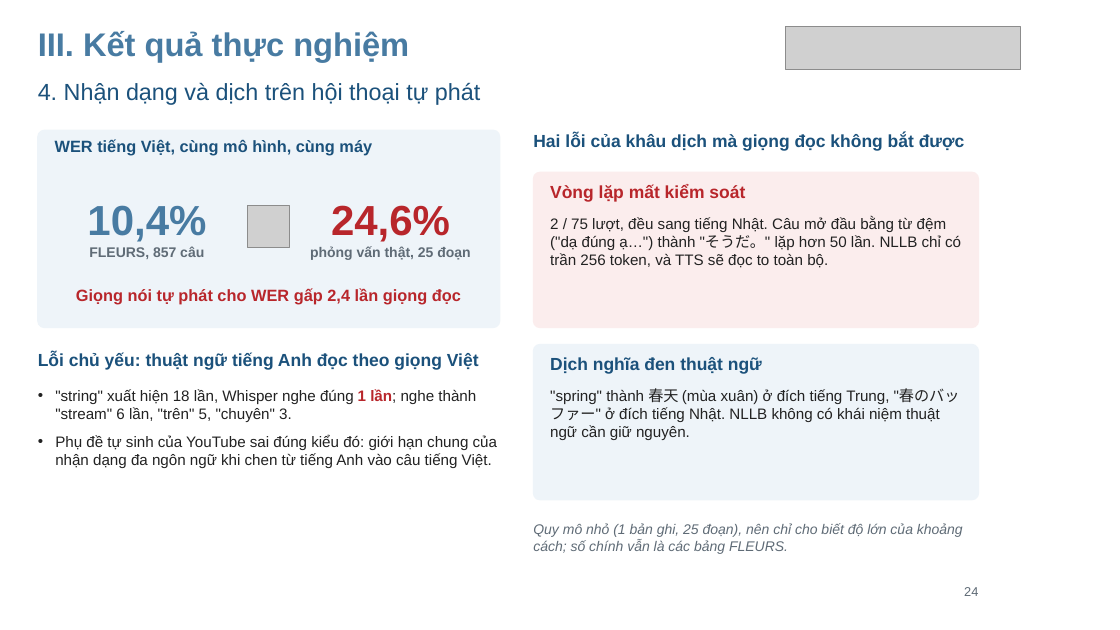
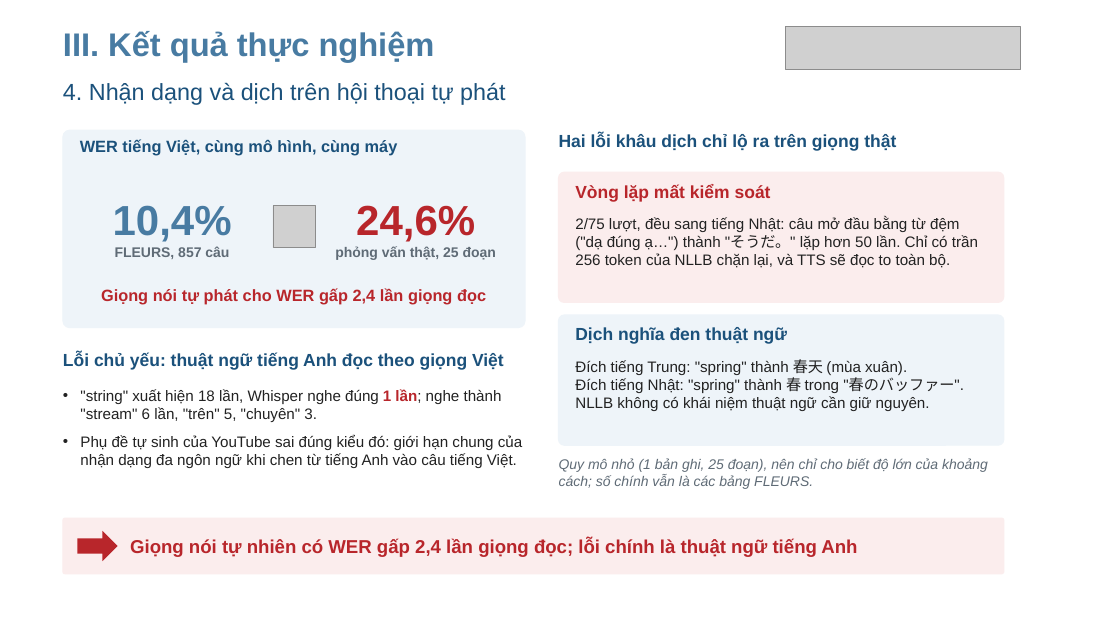
Before and after one commit to RokeyHung/local-live-voice-translator, a slide deck: slide 20 of docs/slides/24410300_NgoManhHung_SlideBaoVe.pptx (slide 24 before the commit). Drawn at 1120x630 pixels with LibreOffice and Linux fonts; fonts in the diff are those of the drawing; grey boxes stand for pictures; background and template pictures are left out. Boxes give left, top, right and bottom in pixels: in the first picture for what was removed or moved away, otherwise in the second. Text is boxed around its words. In the diff, an @@ line names an element or a change of style, - is before the commit and + after.

```diff
--- a/docs/slides/24410300_NgoManhHung_SlideBaoVe.pptx
+++ b/docs/slides/24410300_NgoManhHung_SlideBaoVe.pptx
@@ 8 texts, 1 picture, 1 rounded rectangle: place and size @@
-8 texts, 1 picture, 1 rounded rectangle at [38,31,745,370]
+8 texts, 1 picture, 1 rounded rectangle at [63,31,771,370]
@@ text at [559,134,896,151]: text changed @@
-Hai lỗi của khâu dịch mà giọng đọc không bắt được
+Hai lỗi khâu dịch chỉ lộ ra trên giọng thật
@@ rounded rectangle: place and size @@
-rounded rectangle at [534,172,979,328]
+rounded rectangle at [559,172,1004,302]
@@ text at [575,217,978,268]: text changed @@
-2 / 75 lượt, đều sang tiếng Nhật. Câu mở đầu bằng từ đệm ("dạ đúng ạ…") thành "そうだ。" lặp hơn 50 lần. NLLB chỉ có trần 256 token, và TTS sẽ đọc to toàn bộ.
+2/75 lượt, đều sang tiếng Nhật: câu mở đầu bằng từ đệm ("dạ đúng ạ…") thành "そうだ。" lặp hơn 50 lần. Chỉ có trần 256 token của NLLB chặn lại, và TTS sẽ đọc to toàn bộ.
@@ rounded rectangle: place and size @@
-rounded rectangle at [534,344,979,500]
+rounded rectangle at [559,315,1004,445]
@@ text "Dịch nghĩa đen thuật ngữ": place and size @@
-text "Dịch nghĩa đen thuật ngữ" at [550,357,762,374]
+text "Dịch nghĩa đen thuật ngữ" at [575,327,787,344]
@@ text at [575,359,964,411]: text changed @@
-"spring" thành 春天 (mùa xuân) ở đích tiếng Trung, "春のバッファー" ở đích tiếng Nhật. NLLB không có khái niệm thuật ngữ cần giữ nguyên.
+Đích tiếng Trung: "spring" thành 春天 (mùa xuân).
+Đích tiếng Nhật: "spring" thành 春 trong "春のバッファー".
+NLLB không có khái niệm thuật ngữ cần giữ nguyên.
@@ text ""string" xuất hiện 18 lần, ...": place and size @@
-text ""string" xuất hiện 18 lần, ..." at [55,389,497,468]
+text ""string" xuất hiện 18 lần, ..." at [80,389,522,468]
@@ text "Quy mô nhỏ (1 bản ...": place and size @@
-text "Quy mô nhỏ (1 bản ..." at [533,523,963,554]
+text "Quy mô nhỏ (1 bản ..." at [559,458,988,489]
@@ rounded rectangle added at [63,518,1004,574], fill #FBEDED, outline #FBEDED 1 pt @@
@@ right arrow added at [77,531,118,561], fill #B8262B @@
@@ text added at [130,539,857,557], 16 pt, text #B8262B, bold @@
+Giọng nói tự nhiên có WER gấp 2,4 lần giọng đọc; lỗi chính là thuật ngữ tiếng Anh
@@ text removed at [964,587,978,596] @@
-24
```
Also in this commit, not shown: 30 other slides changed, 14 slides added, 45 other files.
